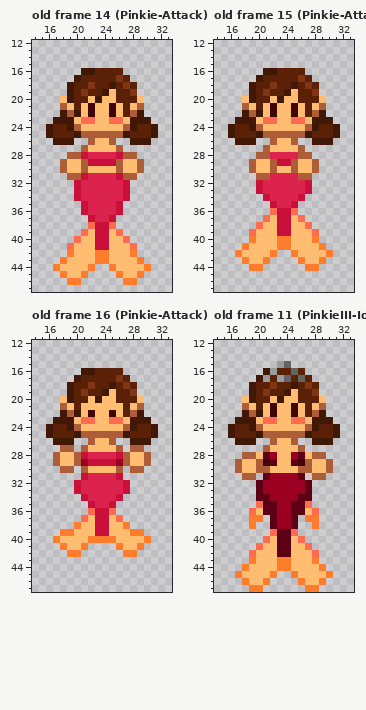
A pixel-art file gets an edit: assets/Torres.aseprite. The first picture shows the starting point.
48x48 pixels, 27 frames. Shown: old frame 14 (Pinkie-Attack): x 14..33, y 12..47; old frame 15 (Pinkie-Attack): x 14..33, y 12..47; old frame 16 (Pinkie-Attack): x 14..33, y 12..47; old frame 11 (PinkieIII-Idle): x 14..33, y 12..47. The commit also changed other frames, which this record leaves out.
Now the later version:
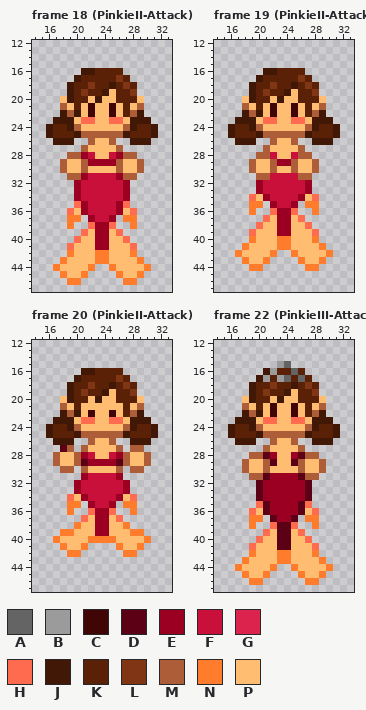
Palette (. is transparent): A #646464  B #9b9b9b  C #400505  D #5b0015  E #9b0023  F #c8103a  G #db234d  H #ff6b4e  J #401805  K #5b2106  L #803614  M #ad5d37  N #fe7c2c  P #ffbd71
A new or re-ordered frame is compared with the old frame closest to it.
The exact change:
frames re-ordered
--- frame 18 (PinkieII-Attack) against old frame 14 (Pinkie-Attack)
@@ x 17..30 @@
 27 ....MPPPPM....
-28 ..MMFGGGGFMM..
-29 .MPPMFFFFMPPM.
+28 ..MMEFPPFEMM..
+29 .MPPMEEEEMPPM.
 30 .MPPMPPPPMPPM.
-31 ..MMFGGGGFMM..
-32 ...FGGGGGGF...
-33 ...FGGGGGGF...
-34 ...FGGGGGGF...
-35 ....FGGGGF....
-36 ....FGGGGF....
-37 .....FGGF.....
-38 .....HFFH.....
-39 ....HPFFPH....
-40 ...HPPFFPPH...
-41 ..HPPPFFPPPH..
+31 ..MMEFFFFEMM..
+32 ...EFFFFFFE...
+33 ...EFFFFFFE...
+34 ...EFFFFFFE...
+35 ...HEFFFFEH...
+36 ..HPEFFFFEPH..
+37 ..NN.EFFE.NN..
+38 ..N..HEEH..N..
+39 ....HPEEPH....
+40 ...HPPEEPPH...
+41 ..HPPPEEPPPH..
 42 ..NPPPNNPPPN..
--- frame 19 (PinkieII-Attack) against old frame 15 (Pinkie-Attack)
@@ x 17..30 @@
 27 ....MPPPPM....
-28 ...MMGGGGMM...
-29 ..MPPMFFMPPM..
+28 ...MMFPPFMM...
+29 ..MPPMEEMPPM..
 30 ..MPPMPPMPPM..
-31 ...MMGGGGMM...
-32 ...FGGGGGGF...
-33 ...FGGGGGGF...
-34 ....FGGGGF....
-35 .....FGGF.....
-36 .....HFFH.....
-37 ....HPFFPH....
-38 ...HPPFFPPH...
-39 ..HPPPFFPPPH..
+31 ...MMFFFFMM...
+32 ...EFFFFFFE...
+33 ...EFFFFFFE...
+34 ..HPEFFFFEPH..
+35 ..NN.EFFE.NN..
+36 ..N..HEEH..N..
+37 ....HPEEPH....
+38 ...HPPEEPPH...
+39 ..HPPPEEPPPH..
 40 ..NPPPNNPPPN..
--- frame 20 (PinkieII-Attack) against old frame 16 (Pinkie-Attack)
@@ x 14..33 @@
 26 ...JJJ..MPPM..JJJ...
-27 ....MM.MPPPPM.MM....
-28 ...MPPMFGGGGFMPPM...
-29 ...MPPMEFFFFEMPPM...
+27 ....DM.MPPPPM.MM....
+28 ...MPPMEFPPFEMPPM...
+29 ...MPPMDEEEEDMPPM...
 30 ....MM.MPPPPM.MM....
-31 .......FGGGGF.......
-32 ......FGGGGGGF......
-33 ......FGGGGGGF......
-34 .......FGGGGF.......
-35 ........FGGF........
-36 ........HFFH........
-37 .......HPFFPH.......
-38 ......NPPFFPPN......
-39 ....NNPPPFFPPPNN....
+31 .......EFFFFE.......
+32 ......EFFFFFFE......
+33 ......EFFFFFFE......
+34 .....HPEFFFFEPH.....
+35 .....NN.EFFE.NN.....
+36 .....N..HEEH..N.....
+37 .......HPEEPH.......
+38 ......NPPEEPPN......
+39 ....NNPPPEEPPPNN....
 40 ...NPPPPNNNNPPPPN...
--- frame 22 (PinkieIII-Attack) against old frame 11 (PinkieIII-Idle)
@@ x 14..33 @@
 27 .......MPPPPM.......
-28 ....MMPDEPPEDPMM....
-29 ...MPPMCDPPDCMPPM...
-30 ...MPPMMPPPPMMPPM...
-31 ....MM.DEEEED.MM....
+28 .....MMDEPPEDMM.....
+29 ....MPPMDPPDMPPM....
+30 ....MPPMPPPPMPPM....
+31 .....MMDEEEEDMM.....
 32 ......DEEEEEED......
 33 ......DEEEEEED......
-34 ......DDEEEEDD......
-35 ......HDDEEDDH......
-36 .....HPDDEEDDPH.....
+34 ......DEEEEEED......
+35 ......HDEEEEDH......
+36 .....HPDEEEEDPH.....
 37 .....NN.DEED.NN.....
-38 .....N..DEED..N.....
-39 ........HDDH........
-40 .......HPDDPH.......
-41 ......HPPDDPPH......
-42 .....HPPPDDPPPH.....
-43 .....NPPPNNPPPN.....
-44 ....NPPPPNNPPPPN....
-45 ...NPPPPN..NPPPPN...
-46 ....NPPN....NPPN....
-47 .....NN......NN.....
+38 .....N..HDDH..N.....
+39 .......HPDDPH.......
+40 ......HPPDDPPH......
+41 .....HPPPDDPPPH.....
+42 .....NPPPNNPPPN.....
+43 ....NPPPPNNPPPPN....
+44 ...NPPPPN..NPPPPN...
+45 ....NPPN....NPPN....
+46 .....NN......NN.....
+47 ....................
